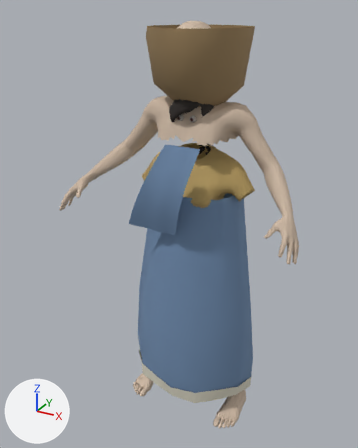
An edit to the Blender file WorkingAssets/NPCs/village_fruit_seller/village_fruit_seller_motion_candidate.blend, drawn before and after from the same camera.
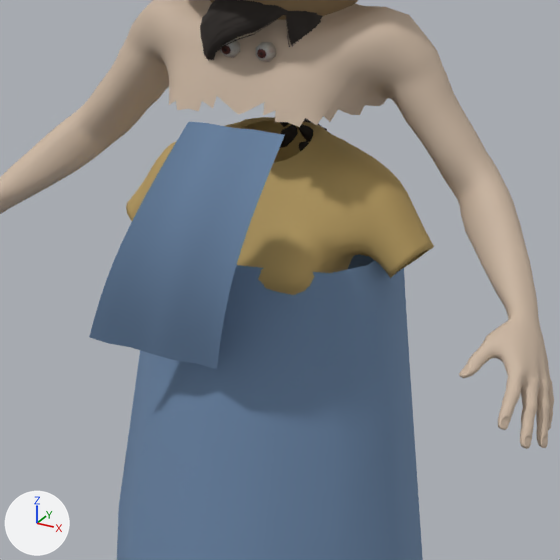
There are two pictures of each version: one whole from a camera (50 mm lens) standing at (0.853, -1.715, 1.713) and looking at (-0.059, -0.057, 0.884), one close up on the part from 27% to 84% of the width and 22% to 68% of the height. Arrows for +X, +Y and +Z are at lower left; the lights stay in place. The last two pictures show the newer version.

The older version as bpy lines, for what is in view:
```python
ob_farmer_hair = bpy.data.objects.new('Farmer_hair', me_braid01)
ob_farmer_hair.location = (0.0, 0.0, 0.0)
ob_fruit_seller_head_basket = bpy.data.objects.new('Fruit seller head basket', me_fruit_seller_head_basket)
ob_fruit_seller_head_basket.location = (0.0, 0.0, 0.0)
ob_village_fruit_seller_makehuman_body = bpy.data.objects.new('village_fruit_seller_MakeHuman_body', me_base)
ob_village_fruit_seller_makehuman_body.location = (0.0, 0.0, 0.0)
# also in view: 'Woven sari pallu over blouse' at (-0.05, -0.225, 1.085); 'Wrapped sari lower drape' at (0.01, -0.007, 0.585); 'Fitted cotton upper base' at (-0.001, -0.031, 0.982)
```
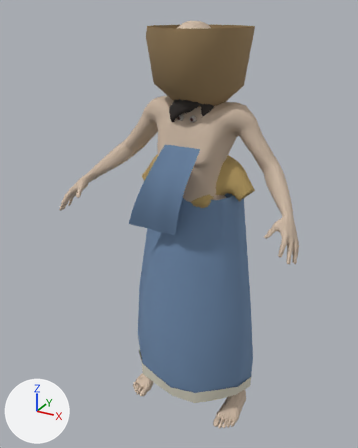
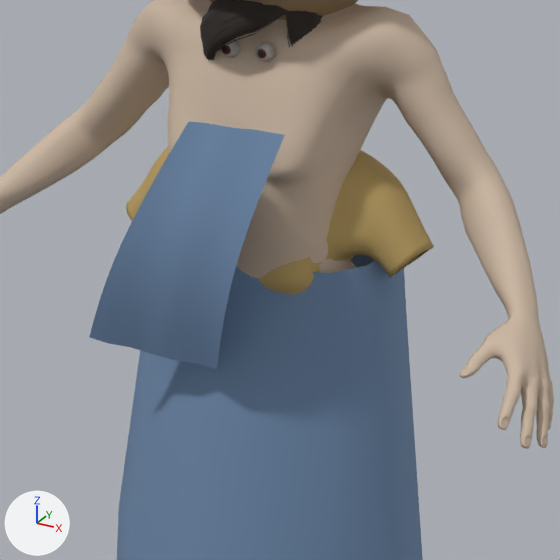
The change, as a list of edits to the scene's bpy script:
```text
Change ob_village_fruit_seller_makehuman_body:
    remove _m = ob_village_fruit_seller_makehuman_body.modifiers.new('Hide skin beneath period cloth', 'MASK')
    remove _m.vertex_group = 'Visible period skin'
```

Pixel boxes (x1, y1, x2, y2) of what changed, in the close-ups (560 x 560 px):
'village_fruit_seller_MakeHuman_body', modifiers changed
    both: (0, 0, 554, 449)
